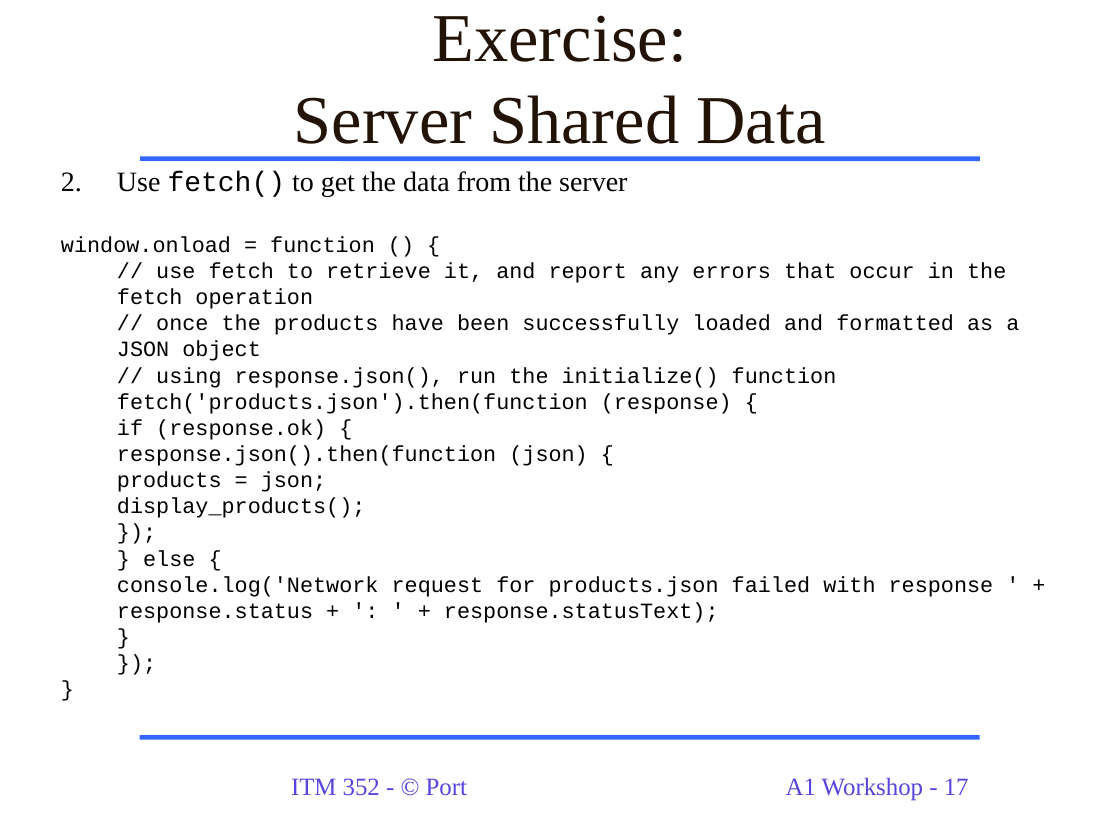
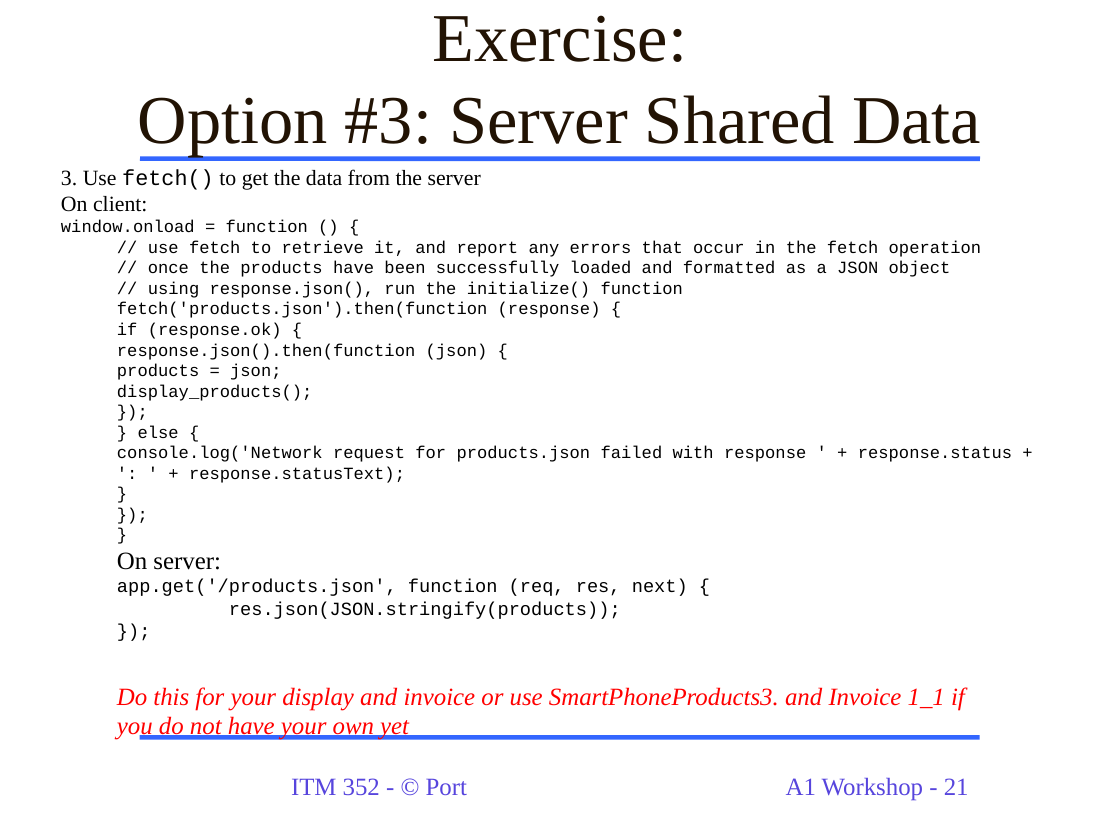
Before and after one commit to dport96/ITM352, a slide deck: slide 21 of morea/130.Assignment1/A1_Workshop_ITM352.ppt (slide 17 before the commit). Drawn at 1120x840 pixels with LibreOffice and Linux fonts; fonts in the diff are those of the drawing. Boxes give left, top, right and bottom in pixels: in the first picture for what was removed or moved away, otherwise in the second. Text is boxed around its words. In the diff, an @@ line names an element or a change of style, - is before the commit and + after.

```diff
--- a/morea/130.Assignment1/A1_Workshop_ITM352.ppt
+++ b/morea/130.Assignment1/A1_Workshop_ITM352.ppt
@@ title at [138, 15, 981, 156]: text changed @@
-Exercise:
-Server Shared Data
+Exercise:
+Option #3: Server Shared Data
@@ text at [61, 169, 481, 212]: text changed; size 18 to 14 pt @@
-2. Use fetch() to get the data from the server
+3. Use fetch() to get the data from the server
+On client:
@@ text at [61, 220, 1012, 483]: size 14 to 11 pt in "window.onload = function () {", "// use fetch to retrieve it, and ...", "// once the products have been successfully ...", "// using response.json(), run the initialize() function" and 11 more places; indent changed @@
@@ text at [117, 552, 688, 619]: paragraphs added @@
+On server:
+  app.get('/products.json', function (req, res, next) {
+  res.json(JSON.stringify(products));
+  });
@@ text added at [117, 687, 965, 740], 16 pt, text #FF0000, italic @@
+  Do this for your display and invoice or use SmartPhoneProducts3. and Invoice 1_1 if you do not have your own yet
@@ page number at [786, 777, 969, 801]: text changed @@
-A1 Workshop - 17
+A1 Workshop - 21
```
Also in this commit, not shown: 7 other slides changed, 5 slides added, 2 slides removed, 2 other files.
